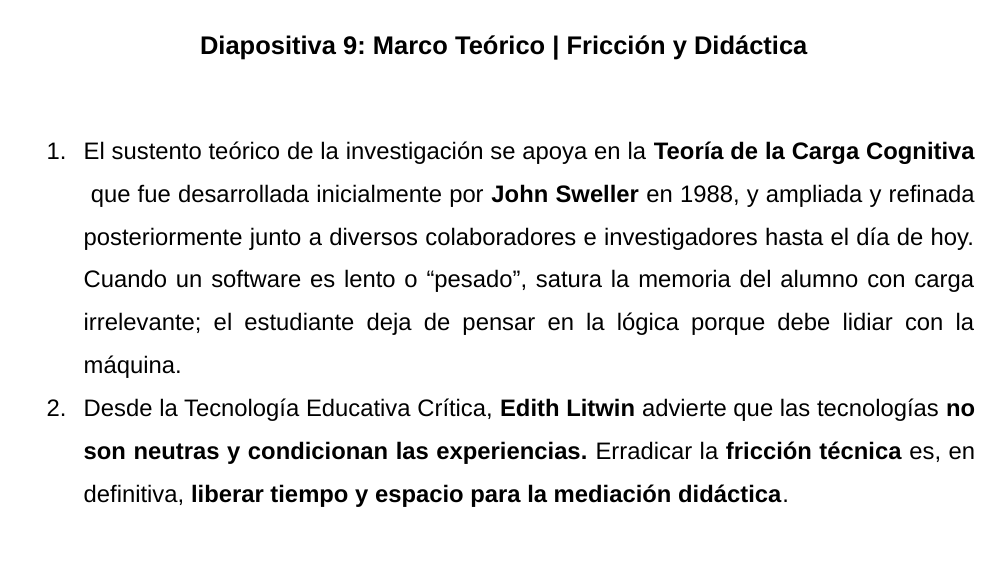
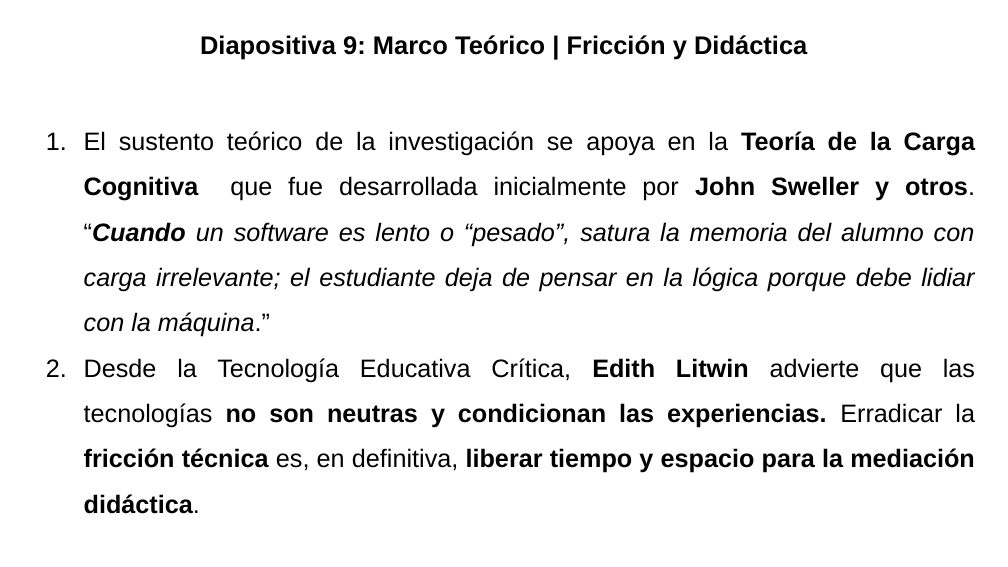
Before and after one commit to gabrielinuz/gabrielinuz.github.io, a slide deck: slide 10 of doc/GUION_DE_DEFENSA_LTE.pptx. Drawn at 1008x567 pixels with LibreOffice and Linux fonts; fonts in the diff are those of the drawing. Boxes give left, top, right and bottom in pixels: in the first picture for what was removed or moved away, otherwise in the second. Text is boxed around its words. In the diff, an @@ line names an element or a change of style, - is before the commit and + after.

```diff
--- a/doc/GUION_DE_DEFENSA_LTE.pptx
+++ b/doc/GUION_DE_DEFENSA_LTE.pptx
@@ text at <box>84,131,975,337</box>: text changed; size 17 to 18 pt; italic on @@
-1. El sustento teórico de la investigación se apoya en la Teoría de la Carga Cognitiva que fue desarrollada inicialmente por John Sweller en 1988, y ampliada y refinada posteriormente junto a diversos colaboradores e investigadores hasta el día de hoy. Cuando un software es lento o “pesado”, satura la memoria del alumno con carga irrelevante; el estudiante deja de pensar en la lógica porque debe lidiar con la máquina.
+1. El sustento teórico de la investigación se apoya en la Teoría de la Carga Cognitiva que fue desarrollada inicialmente por John Sweller y otros. “Cuando un software es lento o “pesado”, satura la memoria del alumno con carga irrelevante; el estudiante deja de pensar en la lógica porque debe lidiar con la máquina.”
@@ text at <box>84,358,975,514</box>: size 17 to 18 pt in "Desde la Tecnología Educativa Crítica, Edith Litwin ..."; indent changed @@
```
Also in this commit, not shown: 4 other slides changed, 1 other file.
